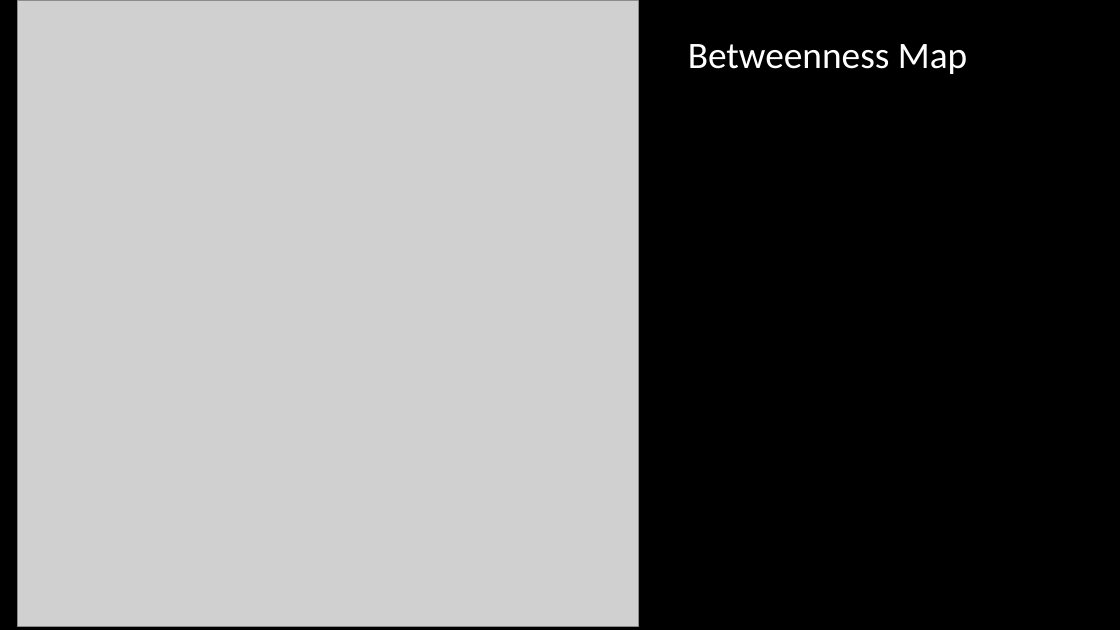
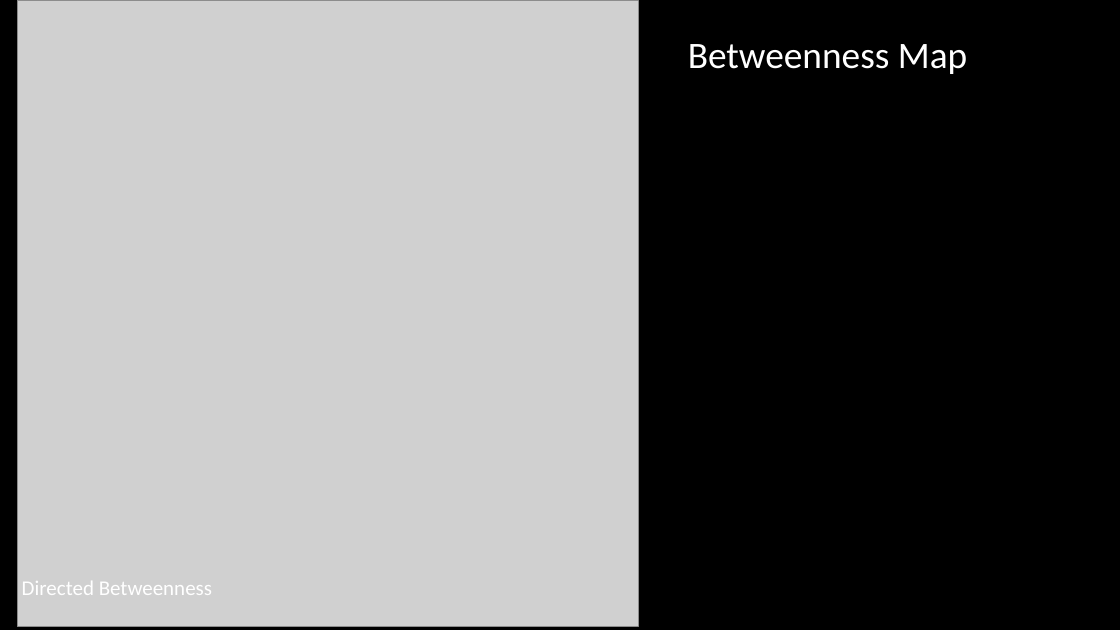
Before and after one commit to npollesch/AOPWiki, a slide deck: slide 26 of Presentations/AOPwiki_analysis.pptx. Drawn at 1120x630 pixels with LibreOffice and Linux fonts; fonts in the diff are those of the drawing; grey boxes stand for pictures. Boxes give left, top, right and bottom in pixels: in the first picture for what was removed or moved away, otherwise in the second. Text is boxed around its words. In the diff, an @@ line names an element or a change of style, - is before the commit and + after.

```diff
--- a/Presentations/AOPwiki_analysis.pptx
+++ b/Presentations/AOPwiki_analysis.pptx
@@ text added at [22, 581, 212, 595], 18 pt, text #FFFFFF @@
+Directed Betweenness
```
Also in this commit, not shown: 7 other slides changed, 6 slides added, 1 slide removed.
